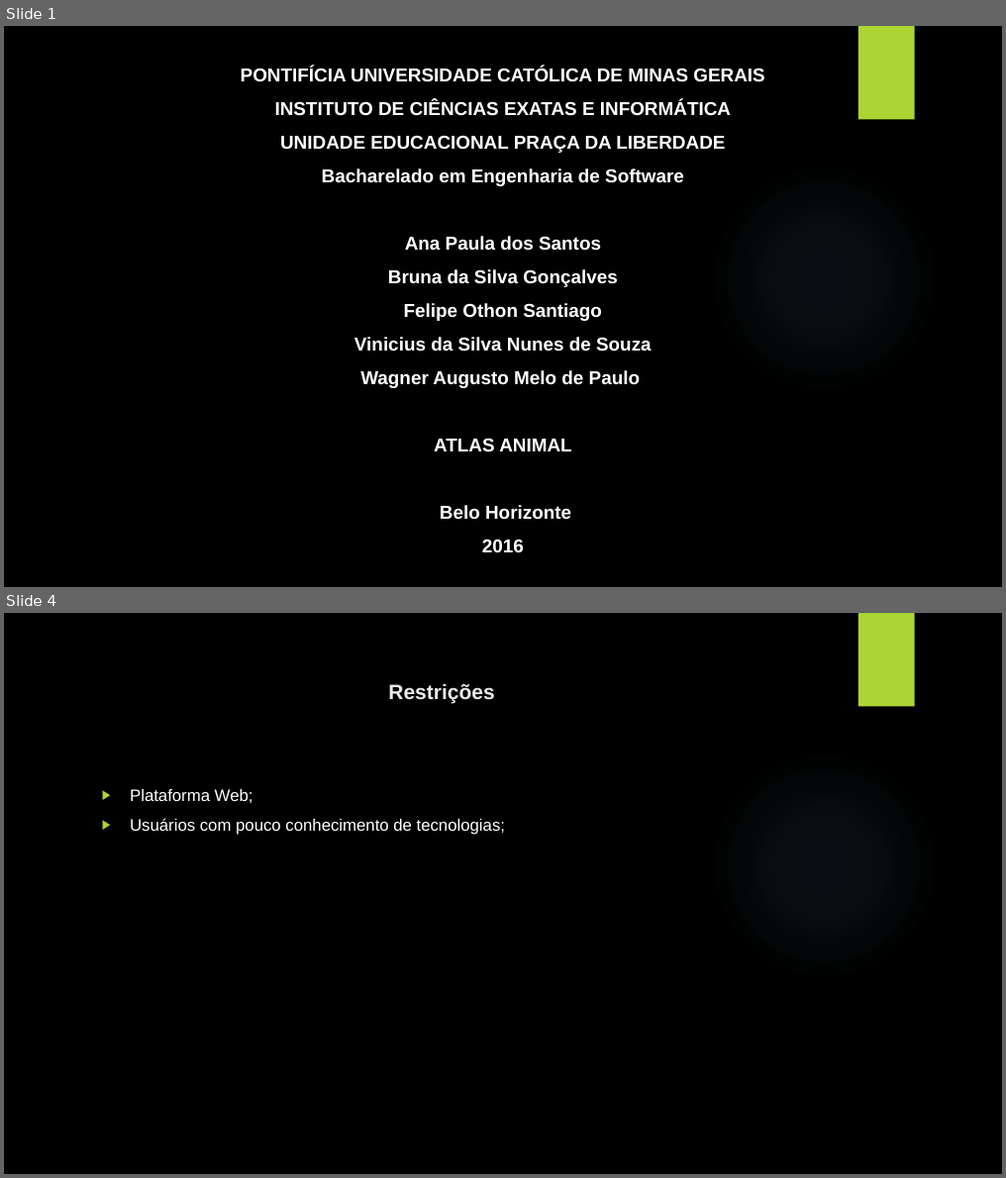
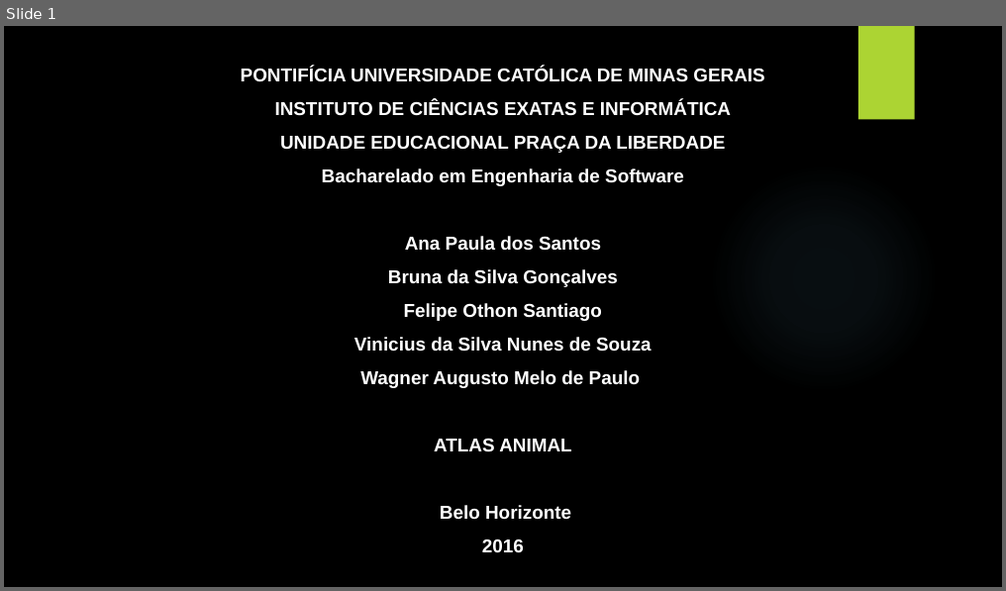
Before and after one commit to wagneramelo/tisAtlas, a slide deck: Documentos/Segunda apresentação TIS .pptx. Shown one above the other, each under a label of ours: slides 1 and 4 before the commit, slide 1 after it; the slides between them are not shown. The pictures are 1006x1178 and 1006x591 pixels, drawn with LibreOffice and Linux fonts; fonts in the diff are those of the drawing; background and template pictures are left out. Boxes give left, top, right and bottom in pixels: in the first picture for what was removed or moved away, otherwise in the second. Text is boxed around its words. In the diff, an @@ line names an element or a change of style, - is before the commit and + after.

```diff
--- a/Documentos/Segunda apresentação TIS .pptx
+++ b/Documentos/Segunda apresentação TIS .pptx
@@ slide 4 removed at (4, 613, 1002, 1174), background picture (left out); not listed: 2 template elements that a slide beside it also shows @@
@@ title removed at (388, 683, 494, 703) @@
-Restrições
@@ text removed at (130, 789, 505, 835) @@
-▶ Plataforma Web;
-▶ Usuários com pouco conhecimento de tecnologias;
```
Also in this commit, not shown: 3 slides changed, 3 slides added, 3 other slides removed, 34 other files.
